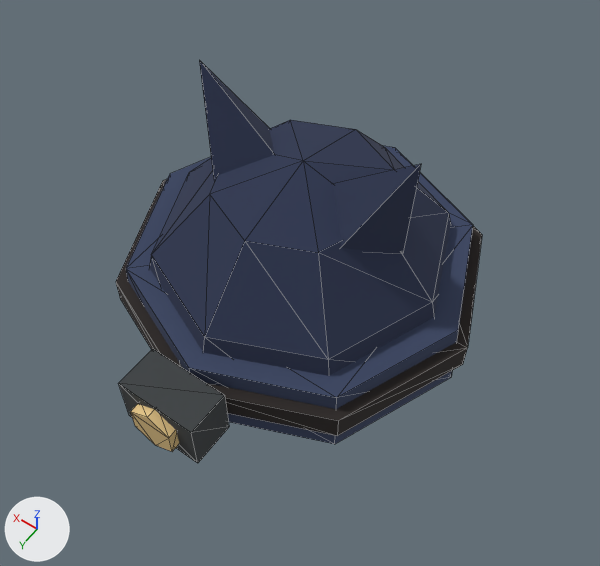
Renders of the glTF model assets/models/hat_night_owl.glb from each side of a commit.
Rendered twice from a 50 mm camera at (-0.242, 0.342, 0.55) aimed at (-0.023, 0.036, 0.068). Lighting does not change. The marker at lower left points along +X, +Y and +Z. The picture after the commit comes second. Mesh edges are drawn as thin lines. Vertices at exactly the same position are counted once.

The older version as bpy lines, for what is in view:
```python
me_hat = bpy.data.meshes.new('Hat')
me_hat.from_pydata(...)  # 87 vertices, 140 faces; spans x -0.146..0.146, y -0.146..0.18, z 0.0..0.196
me_hat.materials.append(mat_mat_flat_lit)
ob_hat = bpy.data.objects.new('Hat', me_hat)
ob_hat.location = (0.0, 0.0, 0.0)
```
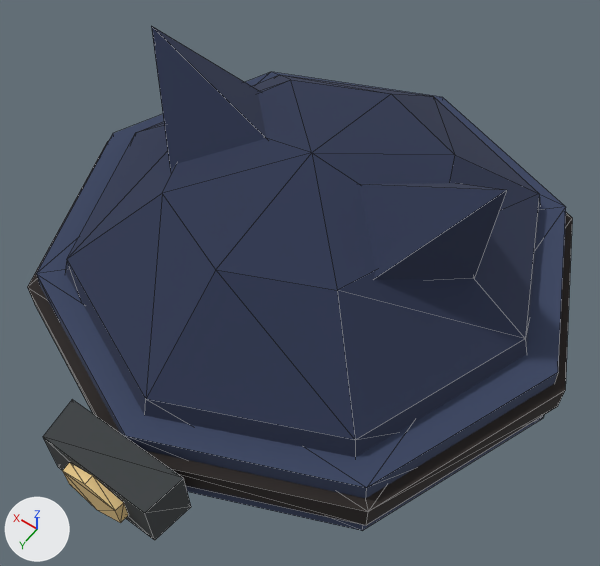
The change, as a list of edits to the scene's bpy script:
```text
Change me_hat:
    used by ob_hat; location = (0.0, 0.0, 0.0)
    remove me_hat.from_pydata(...)  # 87 vertices, 140 faces; spans x -0.146..0.146, y -0.146..0.18, z 0.0..0.196
    add me_hat.from_pydata(...)  # 87 vertices, 140 faces; spans x -0.218..0.218, y -0.227..0.239, z 0.0..0.196
    me_hat part 1: the loose piece of 16 vertices spanning x -0.146..0.146, y -0.146..0.146, z 0.024..0.046 is scaled about its middle by (1.5, 1.5, 1), then moved by (0.0, -0.008, 0.0)
    me_hat part 2: the loose piece of 5 vertices spanning x -0.087..-0.021, y -0.035..0.035, z 0.109..0.196 is scaled about its middle by (1.6, 1.6, 1), then moved by (-0.033, -0.01, 0.0)
    me_hat part 3: the loose piece of 12 vertices spanning x -0.017..0.017, y 0.17..0.18, z 0.015..0.055 is scaled about its middle by (1.38, 0.746, 1), then moved by (0.0, 0.06, 0.0)
    me_hat part 4: 54 of 87 vertices moved; they spanned x -0.14..0.14, y -0.14..0.172, z 0.0..0.196 and now span x -0.213..0.213, y -0.221..0.231, z 0.0..0.196; mean shift (0.003, 0.001, 0.0); largest move (0.084, 0.0, 0.109) -> (-0.049, 0.2, 0.058)
```

Where the change shows, as pixel boxes [x1, y1, x2, y2] in the pictures (600 x 566 px; the box of a moved part takes in the faces that stretch with it):
'Hat', reshaped (49% wider, 27% taller): before [116, 60, 482, 463]; after [28, 26, 572, 540]
part 1 of me_hat, moved or reshaped: before [116, 179, 482, 436]; after [28, 141, 572, 525]
part 2 of me_hat, moved or reshaped: before [333, 164, 421, 254]; after [359, 183, 507, 280]
part 3 of me_hat, moved or reshaped: before [130, 404, 179, 451]; after [63, 463, 128, 523]
part 4 of me_hat, moved or reshaped: before [119, 60, 473, 463]; after [36, 26, 566, 540]
